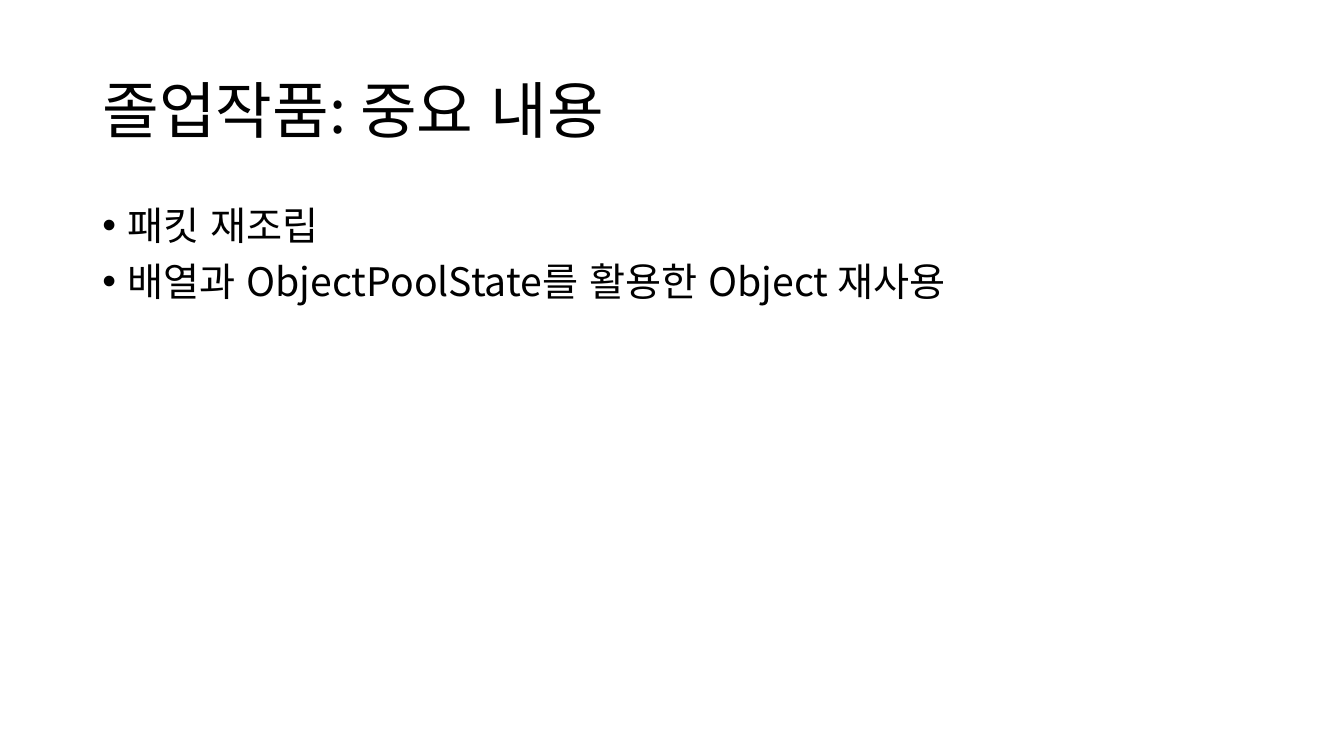
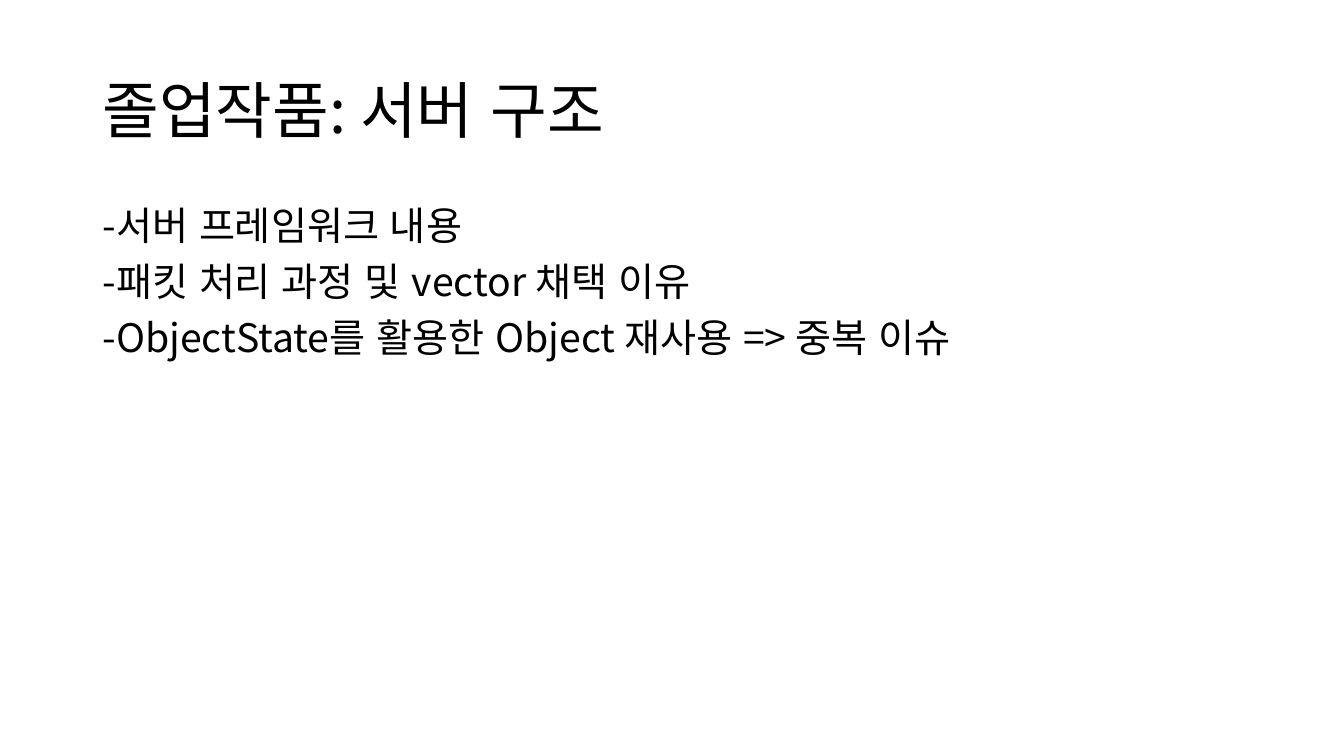
Before and after one commit to kimi5231/B1A2_project, a slide deck: slide 6 of 포트폴리오/임수영/포트폴리오.pptx (slide 5 before the commit). Drawn at 1344x756 pixels with LibreOffice and Linux fonts; fonts in the diff are those of the drawing. Boxes give left, top, right and bottom in pixels: in the first picture for what was removed or moved away, otherwise in the second. Text is boxed around its words. In the diff, an @@ line names an element or a change of style, - is before the commit and + after.

```diff
--- a/포트폴리오/임수영/포트폴리오.pptx
+++ b/포트폴리오/임수영/포트폴리오.pptx
@@ title at bbox=[102, 82, 604, 138]: text changed @@
-졸업작품: 중요 내용
+졸업작품: 서버 구조
@@ text at bbox=[102, 207, 950, 362]: text changed @@
-• 패킷 재조립
-• 배열과 ObjectPoolState를 활용한 Object 재사용
+-서버 프레임워크 내용
+-패킷 처리 과정 및 vector 채택 이유
+-ObjectState를 활용한 Object 재사용 => 중복 이슈
```
Also in this commit, not shown: 6 other slides changed, 5 slides added.
